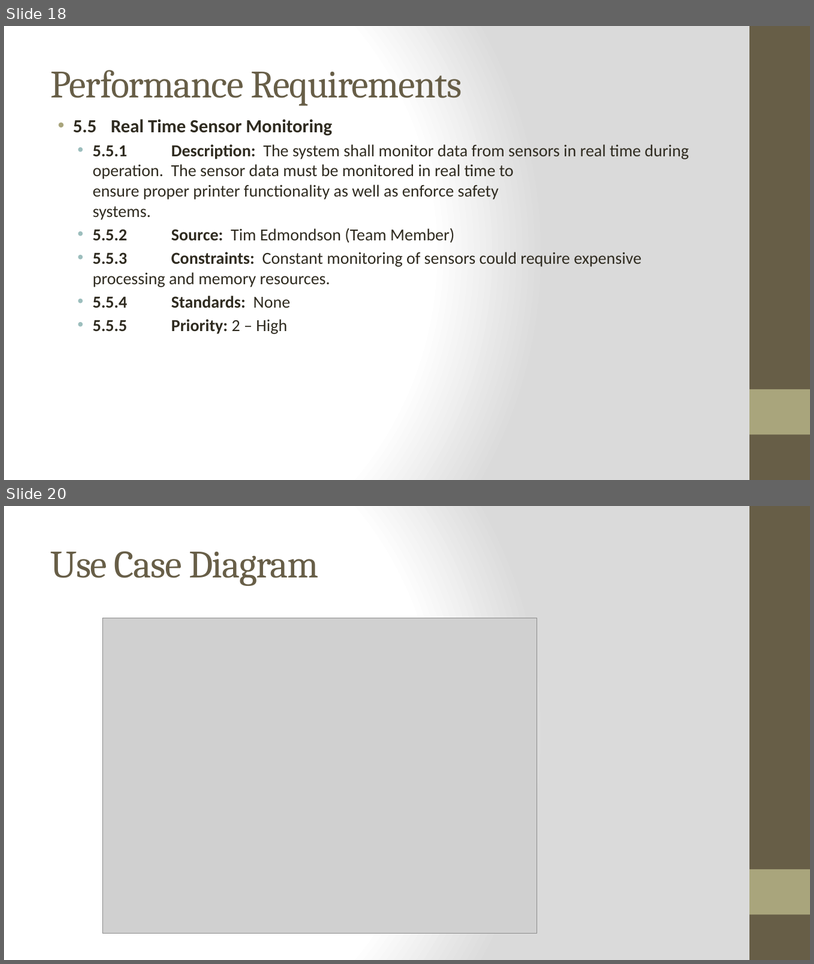
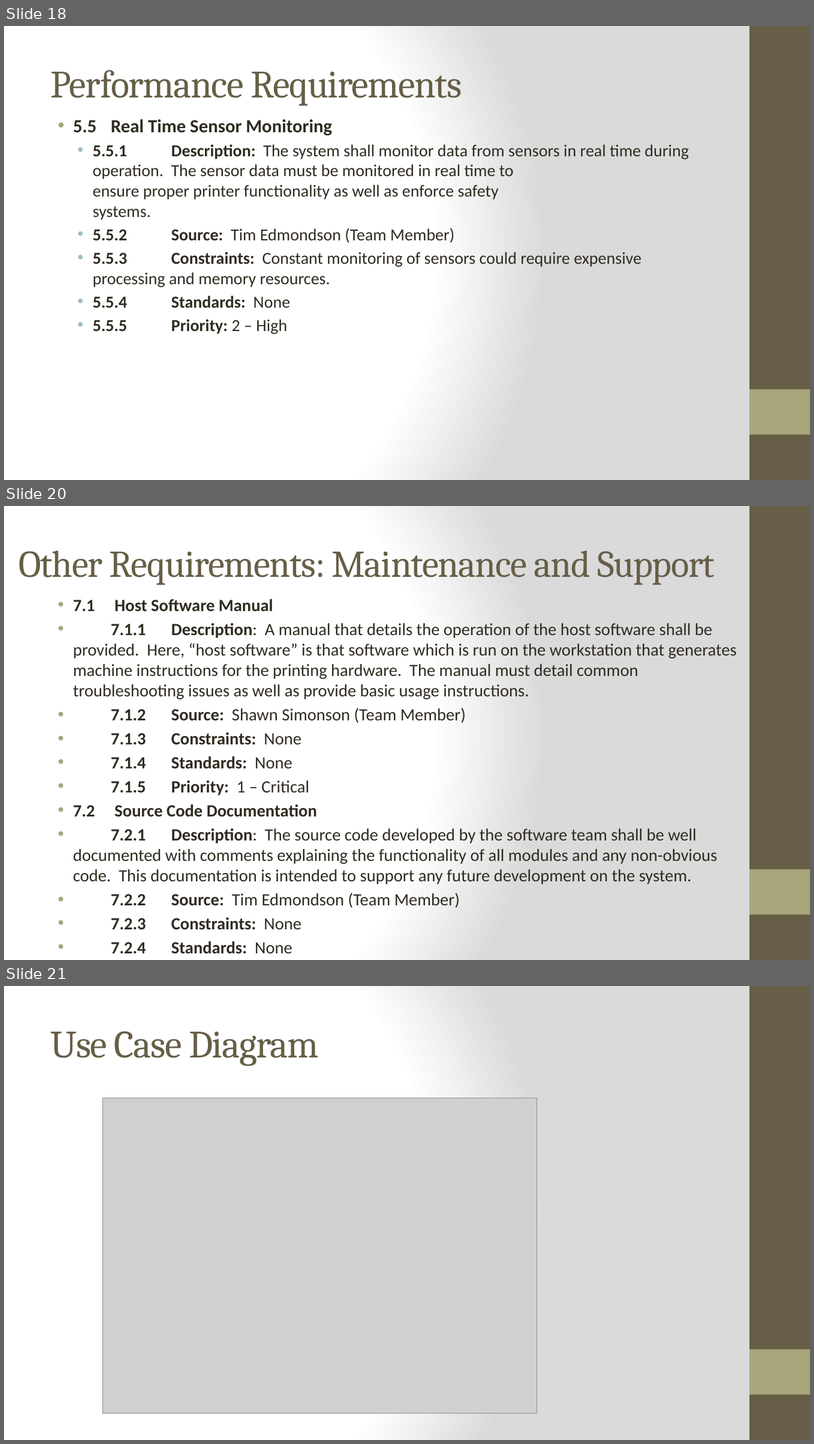
Before and after one commit to qpHalcy0n/SRDesign, a slide deck: SRS Presentation/SRS Presentation.pptx. Shown one above the other, each under a label of ours: slides 18 and 20 before the commit, slides 18, 20 and 21 after it; the slides between them are not shown. The pictures are 814x964 and 814x1444 pixels, drawn with LibreOffice and Linux fonts; fonts in the diff are those of the drawing; grey boxes stand for pictures. Boxes give left, top, right and bottom in pixels: in the first picture for what was removed or moved away, otherwise in the second. Text is boxed around its words. In the diff, an @@ line names an element or a change of style, - is before the commit and + after.

```diff
--- a/SRS Presentation/SRS Presentation.pptx
+++ b/SRS Presentation/SRS Presentation.pptx
@@ slide 20 added at box(4, 506, 810, 960), background gradient #FFFFFF to #DADADA; not listed: 2 template elements that a slide beside it also shows @@
@@ title added at box(18, 550, 715, 585), 45 pt, text #675E47 @@
+Other Requirements: Maintenance and Support
@@ text added at box(73, 599, 737, 930), 20.4 pt, text #2F2B20 @@
+• 7.1 Host Software Manual
+• 7.1.1 Description: A manual that details the operation of the host software shall be provided. Here, “host software” is that software which is run on the workstation that generates machine instructions for the printing hardware. The manual must detail common troubleshooting issues as well as provide basic usage instructions.
+• 7.1.2 Source: Shawn Simonson (Team Member)
+• 7.1.3 Constraints: None
+• 7.1.4 Standards: None
+• 7.1.5 Priority: 1 – Critical
+• 7.2 Source Code Documentation
+• 7.2.1 Description: The source code developed by the software team shall be well documented with comments explaining the functionality of all modules and any non-obvious code. This documentation is intended to support any future development on the system.
+• 7.2.2 Source: Tim Edmondson (Team Member)
+• 7.2.3 Constraints: None
+• 7.2.4 Standards: None
+• 7.2.5 Priority: 2 – High
@@ what was slide 20 is now slide 21 @@
```
Also in this commit, not shown: 1 slide changed, 1 other file.
